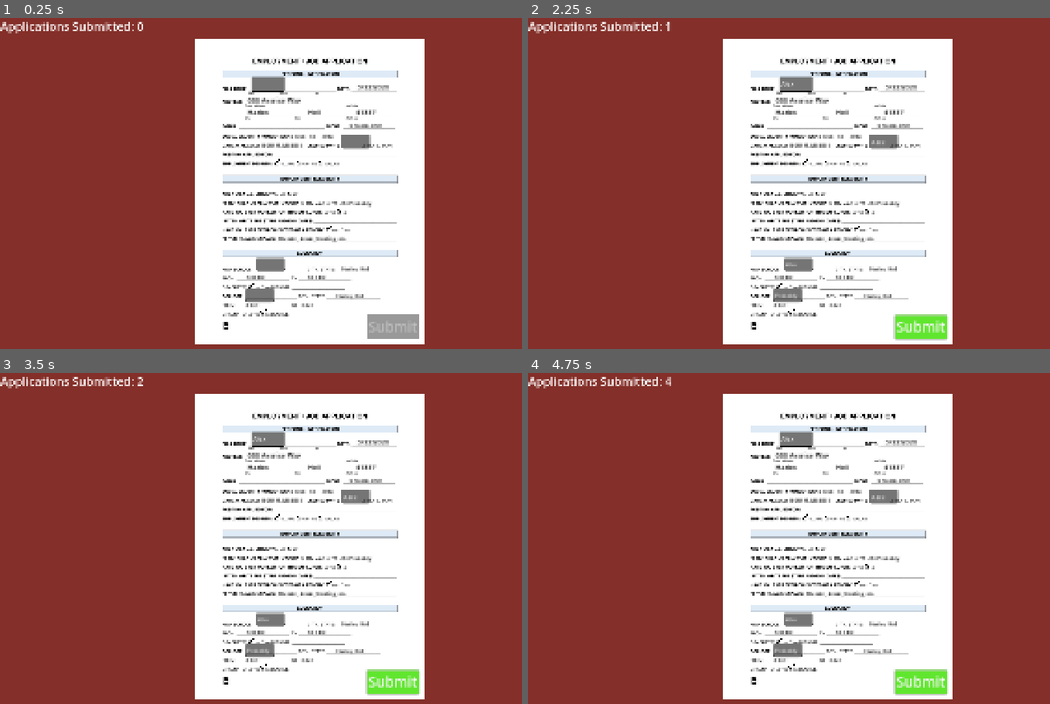
Above: before the commit, frames 1-4 (two rows, left to right).
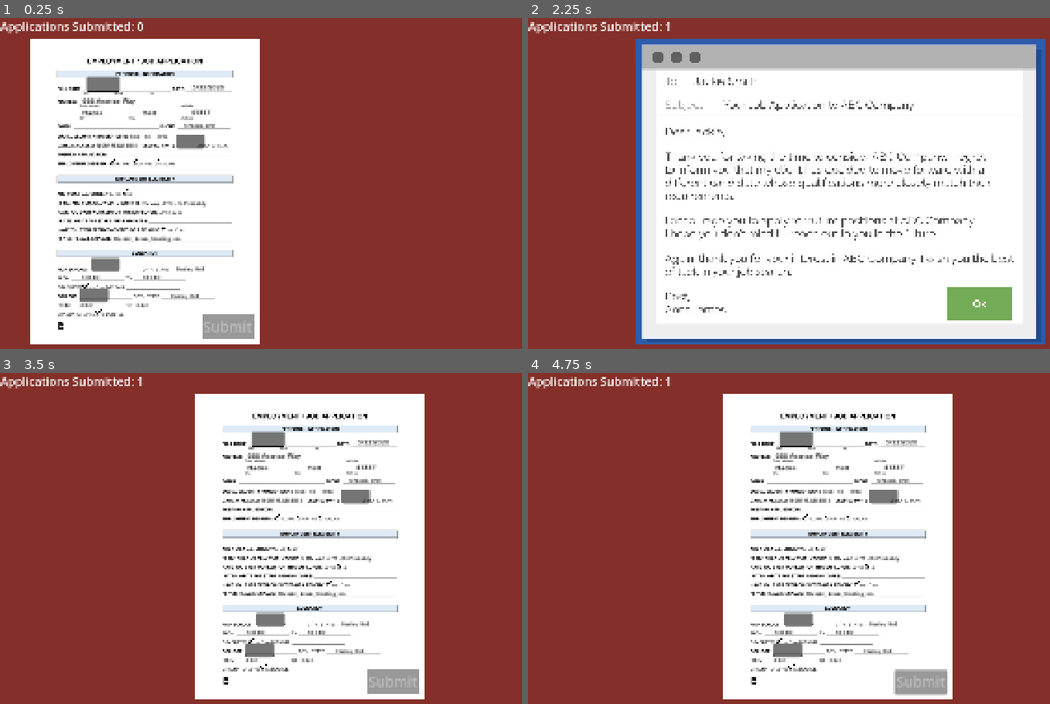
Above: after the commit, the same moments.

Repository: Nick-Binetti/Roll-Your-Fate-Jam-Spring-26-
Game: Godot game, scene res://MainScene.tscn
Same seed, same stepped clock (60 frames per second), same inputs: the game is played once before the commit and once after it.
Inputs (mouse positions are in pixels of both pictures, inside the frame that each line leads up to):
- Up to frame 1 (0.25 s): no input
- Up to frame 2 (2.25 s): click (794, 84) at 0.52 s; type "Alex" at 0.6 s; click (882, 140) at 0.75 s; type "Alex" at 0.83 s; click (799, 262) at 0.98 s; type "Alex" at 1.07 s; click (789, 296) at 1.27 s; type "Probably" at 1.35 s; click "Submit" at 2 s
- Up to frame 3 (3.5 s): click "Submit" (after the commit: "Ok") at 2.75 s
- Up to frame 4 (4.75 s): click (919, 680) at 3.5 s, where only the run before the commit has a clickable "Submit"; tap Enter at 4.25 s

The runs differ from the first frame. In frame 1, 61% of the frame differs, in the area x 5-82%, y 6-99%; in frame 2, 46%; in frame 3, 1.1%; in frame 4, 1.0%.

Commit message:
Base Gameplay loop
Submit button that brings up rejection, which slides a new application across the screen once dismissed

Diff:
--- a/is-this-hell/MainScene.tscn
+++ b/is-this-hell/MainScene.tscn
@@ -1,8 +1,16 @@
-[gd_scene load_steps=4 format=3 uid="uid://dbklvdfsxen4t"]
+[gd_scene load_steps=6 format=3 uid="uid://dbklvdfsxen4t"]
 
-[ext_resource type="Texture2D" uid="uid://cobh2sopvxmvl" path="res://Employment-Job-Application-550x712.webp" id="1_3mqji"]
 [ext_resource type="Script" uid="uid://c2pgcmiw2l5cl" path="res://main_scene.gd" id="1_x4av3"]
 [ext_resource type="PackedScene" uid="uid://ct5ckemdglpaq" path="res://employment_job_application.tscn" id="2_rpqi1"]
+[ext_resource type="PackedScene" uid="uid://xcmu7vhvyk1w" path="res://job_rejection_email_visual.tscn" id="4_uxrcv"]
+
+[sub_resource type="Animation" id="Animation_uxrcv"]
+resource_name = "JobAppSlide"
+
+[sub_resource type="AnimationLibrary" id="AnimationLibrary_rf2cd"]
+_data = {
+&"JobAppSlide": SubResource("Animation_uxrcv")
+}
 
 [node name="Node2D" type="Node2D"]
 script = ExtResource("1_x4av3")
@@ -17,15 +25,18 @@
 scale = Vector2(13.7174, 17.9268)
 
 [node name="Employment-job-application" parent="." instance=ExtResource("2_rpqi1")]
-position = Vector2(961, 535)
-
-[node name="Employment-job-application-550x713" type="Sprite2D" parent="."]
-position = Vector2(-350, 535)
-scale = Vector2(1.261, 1.33)
-texture = ExtResource("1_3mqji")
 
 [node name="AppCounter" type="Label" parent="."]
-offset_right = 40.0
-offset_bottom = 23.0
+offset_right = 444.0
+offset_bottom = 50.0
 theme_override_font_sizes/font_size = 36
 text = "Applications Submitted: 0"
+
+[node name="Job-rejection-email-visual" parent="." instance=ExtResource("4_uxrcv")]
+visible = false
+position = Vector2(968, 537)
+
+[node name="AnimationPlayer" type="AnimationPlayer" parent="."]
+libraries = {
+&"": SubResource("AnimationLibrary_rf2cd")
+}
--- /dev/null
+++ b/is-this-hell/accept_button.gd
@@ -0,0 +1,8 @@
+extends Button
+
+@onready var rejection = $"../"
+
+func _on_pressed() -> void:
+	#2. emit signal globally
+	Global.okButton_pressed.emit()
+	rejection.hide()
--- a/is-this-hell/employment_job_application.tscn
+++ b/is-this-hell/employment_job_application.tscn
@@ -1,20 +1,56 @@
-[gd_scene load_steps=9 format=3 uid="uid://ct5ckemdglpaq"]
+[gd_scene load_steps=12 format=3 uid="uid://ct5ckemdglpaq"]
 
 [ext_resource type="Texture2D" uid="uid://cobh2sopvxmvl" path="res://Employment-Job-Application-550x712.webp" id="1_g7n4r"]
-[ext_resource type="Script" uid="uid://2x5uct0aajj" path="res://employment_job_application.gd" id="2_5fywi"]
+[ext_resource type="Script" uid="uid://2x5uct0aajj" path="res://validation.gd" id="2_5fywi"]
 [ext_resource type="Script" uid="uid://cw5rtd2od0a0s" path="res://name_text_box.gd" id="2_hl2u1"]
 [ext_resource type="Script" uid="uid://5vs7w6a64i7d" path="res://submit_button.gd" id="3_hl2u1"]
 
 [sub_resource type="StyleBoxFlat" id="StyleBoxFlat_jrjui"]
 
 [sub_resource type="StyleBoxFlat" id="StyleBoxFlat_hl2u1"]
-bg_color = Color(0.37937, 0.902398, 0.184766, 1)
+bg_color = Color(0.670588, 0.847059, 0.580392, 1)
 
 [sub_resource type="StyleBoxFlat" id="StyleBoxFlat_5fywi"]
 bg_color = Color(0.0627451, 0.376471, 0, 1)
 
 [sub_resource type="StyleBoxFlat" id="StyleBoxFlat_x4av3"]
 bg_color = Color(0.455361, 0.67029, 0.339383, 1)
+
+[sub_resource type="Animation" id="Animation_5fywi"]
+resource_name = "start_effect"
+tracks/0/type = "value"
+tracks/0/imported = false
+tracks/0/enabled = true
+tracks/0/path = NodePath(".:position")
+tracks/0/interp = 1
+tracks/0/loop_wrap = true
+tracks/0/keys = {
+"times": PackedFloat32Array(0, 0.5),
+"transitions": PackedFloat32Array(1, 1),
+"update": 0,
+"values": [Vector2(0, 535), Vector2(961, 535)]
+}
+
+[sub_resource type="Animation" id="Animation_jrjui"]
+length = 0.001
+tracks/0/type = "value"
+tracks/0/imported = false
+tracks/0/enabled = true
+tracks/0/path = NodePath(".:position")
+tracks/0/interp = 1
+tracks/0/loop_wrap = true
+tracks/0/keys = {
+"times": PackedFloat32Array(0),
+"transitions": PackedFloat32Array(1),
+"update": 0,
+"values": [Vector2(0, 0)]
+}
+
+[sub_resource type="AnimationLibrary" id="AnimationLibrary_wbp3g"]
+_data = {
+&"RESET": SubResource("Animation_jrjui"),
+&"start_effect": SubResource("Animation_5fywi")
+}
 
 [node name="Employment-job-application" type="Sprite2D"]
 scale = Vector2(1.295, 1.33)
@@ -51,16 +87,6 @@
 offset_bottom = 260.323
 theme_override_font_sizes/font_size = 12
 
-[node name="AddressText" type="Label" parent="."]
-z_index = 1
-offset_left = -148.672
-offset_top = -223.593
-offset_right = -22.672
-offset_bottom = -200.593
-theme_override_colors/font_color = Color(0, 0, 0, 1)
-theme_override_font_sizes/font_size = 16
-text = "666 Avarice Way"
-
 [node name="EmailText" type="Label" parent="."]
 offset_left = -147.128
 offset_top = -164.947
@@ -69,15 +95,14 @@
 theme_override_colors/font_color = Color(0, 0, 0, 1)
 theme_override_font_sizes/font_size = 0
 
-[node name="CityStateText" type="Label" parent="."]
-z_index = 1
-offset_left = -149.444
-offset_top = -195.774
-offset_right = 25.5558
-offset_bottom = -172.774
-theme_override_colors/font_color = Color(0, 0, 0, 1)
-theme_override_font_sizes/font_size = 16
-text = "Hades                       Hell"
+[node name="SsnText" type="Label" parent="."]
+offset_left = -35.1584
+offset_top = -137.127
+offset_right = 84.8416
+offset_bottom = -114.127
+theme_override_colors/font_color = Color(0, 0, 0, 1)
+theme_override_font_sizes/font_size = 12
+text = "666    13     3914"
 
 [node name="ZipText" type="Label" parent="."]
 offset_left = 110.015
@@ -88,23 +113,32 @@
 theme_override_font_sizes/font_size = 16
 text = "41317"
 
-[node name="SsnText" type="Label" parent="."]
-offset_left = -35.1584
-offset_top = -137.127
-offset_right = 84.8416
-offset_bottom = -114.127
-theme_override_colors/font_color = Color(0, 0, 0, 1)
-theme_override_font_sizes/font_size = 12
-text = "666    13     3914"
+[node name="AddressText" type="Label" parent="."]
+offset_left = -149.035
+offset_top = -223.308
+offset_right = -23.035
+offset_bottom = -200.308
+theme_override_colors/font_color = Color(0, 0, 0, 1)
+theme_override_font_sizes/font_size = 16
+text = "666 Avarice Way"
 
 [node name="PhoneText" type="Label" parent="."]
-offset_left = 94.5713
-offset_top = -161.939
-offset_right = 196.571
-offset_bottom = -138.939
+offset_left = 94.2083
+offset_top = -161.654
+offset_right = 196.208
+offset_bottom = -138.654
 theme_override_colors/font_color = Color(0, 0, 0, 1)
 theme_override_font_sizes/font_size = 12
 text = "576-666-6741"
+
+[node name="CityStateText" type="Label" parent="."]
+offset_left = -149.807
+offset_top = -195.489
+offset_right = 25.1928
+offset_bottom = -172.489
+theme_override_colors/font_color = Color(0, 0, 0, 1)
+theme_override_font_sizes/font_size = 16
+text = "Hades                       Hell"
 
 [node name="DateLabel" type="Label" parent="."]
 offset_left = 113.104
@@ -212,7 +246,6 @@
 color = Color(0, 0, 0, 1)
 
 [node name="CheckMark3" type="ColorRect" parent="."]
-z_index = 1
 offset_left = -28.3524
 offset_top = -63.1903
 offset_right = 11.6476
@@ -222,7 +255,6 @@
 color = Color(0, 0, 0, 1)
 
 [node name="CheckMark4" type="ColorRect" parent="."]
-z_index = 1
 offset_left = -28.239
 offset_top = -63.2921
 offset_right = 11.761
@@ -339,6 +371,11 @@
 scale = Vector2(0.203431, 0.0506683)
 color = Color(0, 0, 0, 1)
 
+[node name="AnimationPlayer" type="AnimationPlayer" parent="."]
+libraries = {
+&"": SubResource("AnimationLibrary_wbp3g")
+}
+
 [connection signal="text_changed" from="NameTextBox" to="." method="_on_name_text_box_text_changed"]
 [connection signal="text_changed" from="PayTextBox" to="." method="_on_pay_text_box_text_changed"]
 [connection signal="text_changed" from="HsTextBox" to="." method="_on_hs_text_box_text_changed"]
--- /dev/null
+++ b/is-this-hell/global.gd
@@ -0,0 +1,7 @@
+extends Node
+#1. add custom signal globally (here)
+#2. emit signal globally (in accept_button)
+#3. connect signal from global to main scene (in main_scene)
+signal okButton_pressed
+
+var appCount = 0
--- /dev/null
+++ b/is-this-hell/job_rejection_email_visual.tscn
@@ -0,0 +1,37 @@
+[gd_scene load_steps=7 format=3 uid="uid://xcmu7vhvyk1w"]
+
+[ext_resource type="Texture2D" uid="uid://dkv21fcas0xnk" path="res://job-rejection-email-visual.jpg" id="1_8qua2"]
+[ext_resource type="Script" uid="uid://cj0flsvldk207" path="res://accept_button.gd" id="2_ft4ij"]
+
+[sub_resource type="StyleBoxFlat" id="StyleBoxFlat_ft4ij"]
+
+[sub_resource type="StyleBoxFlat" id="StyleBoxFlat_xg5hv"]
+bg_color = Color(0.670588, 0.847059, 0.580392, 1)
+
+[sub_resource type="StyleBoxFlat" id="StyleBoxFlat_kc61a"]
+bg_color = Color(0.0627451, 0.376471, 0, 1)
+
+[sub_resource type="StyleBoxFlat" id="StyleBoxFlat_67qvf"]
+bg_color = Color(0.455361, 0.67029, 0.339383, 1)
+
+[node name="Job-rejection-email-visual" type="Sprite2D"]
+scale = Vector2(0.5, 0.5)
+texture = ExtResource("1_8qua2")
+
+[node name="AcceptButton" type="Button" parent="."]
+custom_minimum_size = Vector2(400, 200)
+offset_left = 666.0
+offset_top = 594.0
+offset_right = 1066.0
+offset_bottom = 794.0
+theme_override_colors/font_color = Color(1, 1, 1, 1)
+theme_override_font_sizes/font_size = 64
+theme_override_styles/disabled = SubResource("StyleBoxFlat_ft4ij")
+theme_override_styles/hover = SubResource("StyleBoxFlat_xg5hv")
+theme_override_styles/pressed = SubResource("StyleBoxFlat_kc61a")
+theme_override_styles/normal = SubResource("StyleBoxFlat_67qvf")
+text = "Ok"
+script = ExtResource("2_ft4ij")
+
+[connection signal="hidden" from="." to="AcceptButton" method="_on_jobrejectionemailvisual_hidden"]
+[connection signal="pressed" from="AcceptButton" to="AcceptButton" method="_on_pressed"]
--- a/is-this-hell/main_scene.gd
+++ b/is-this-hell/main_scene.gd
@@ -1 +1,21 @@
 extends Node2D
+
+@onready var appLabel = $AppCounter
+
+func _ready():
+	#3. connect signal from global to main scene
+	Global.okButton_pressed.connect(_on_okbutton_pressed)
+
+func _process(_delta: float):
+	appLabel.text = "Applications Submitted: %d" % Global.appCount
+
+func _on_okbutton_pressed() -> void:
+	#instantiate job app scene
+	const jobApp = preload("res://employment_job_application.tscn")
+	var new_inst = jobApp.instantiate()
+	new_inst.transform.origin = Vector2(-360,535)
+	new_inst.name = "Employment-job-application"
+	add_child(new_inst)
+
+	#animate new jbb app sliding over
+	new_inst.get_node("AnimationPlayer").play("start_effect")
--- a/is-this-hell/project.godot
+++ b/is-this-hell/project.godot
@@ -15,6 +15,10 @@
 config/features=PackedStringArray("4.4", "GL Compatibility")
 config/icon="res://icon.svg"
 
+[autoload]
+
+Global="*res://global.gd"
+
 [display]
 
 window/size/viewport_width=1920
--- a/is-this-hell/submit_button.gd
+++ b/is-this-hell/submit_button.gd
@@ -1,9 +1,12 @@
 extends Button
 
-var appCount = 0
-@onready var appLabel = $"../../AppCounter"
+@onready var rejection = $"../../Job-rejection-email-visual"
+@onready var jobApp = $"../../Employment-job-application"
 
 func _on_pressed() -> void:
-	appCount += 1
-	print(appCount)
-	appLabel.text = "Applications Submitted: %d" % appCount
+	Global.appCount += 1
+	print(Global.appCount)
+	#delete job app
+	jobApp.queue_free()
+	#random logic 1%
+	rejection.show()
--- a/is-this-hell/employment_job_application.gd
+++ b/is-this-hell/validation.gd
@@ -7,21 +7,31 @@
 @onready var HsText = $HsTextBox
 @onready var CollegeText = $CollegeTextBox
 
+@onready var anim_player = $AnimationPlayer
+
+
 func _on_name_text_box_text_changed(_new_text: String) -> void:
 	if NameText.text != "" and PayText.text != "" and HsText.text != "" and CollegeText.text != "":
 		submitButton.disabled = false
 
 
-func _on_pay_text_box_text_changed(new_text: String) -> void:
+func _on_pay_text_box_text_changed(_new_text: String) -> void:
 	if NameText.text != "" and PayText.text != "" and HsText.text != "" and CollegeText.text != "":
 		submitButton.disabled = false
 
 
-func _on_hs_text_box_text_changed(new_text: String) -> void:
+func _on_hs_text_box_text_changed(_new_text: String) -> void:
 	if NameText.text != "" and PayText.text != "" and HsText.text != "" and CollegeText.text != "":
 		submitButton.disabled = false
 
 
-func _on_college_text_box_text_changed(new_text: String) -> void:
+func _on_college_text_box_text_changed(_new_text: String) -> void:
 	if NameText.text != "" and PayText.text != "" and HsText.text != "" and CollegeText.text != "":
 		submitButton.disabled = false
+
+#animation
+func _ready() -> void:
+	play_start_animation()
+
+func play_start_animation():
+	anim_player.play("start_effect")
Not shown, added: is-this-hell/accept_button.gd.uid
Not shown, added: is-this-hell/global.gd.uid
Binary file added: is-this-hell/job-rejection-email-visual.jpg
Not shown, added: is-this-hell/job-rejection-email-visual.jpg.import
Renamed: is-this-hell/employment_job_application.gd.uid -> is-this-hell/validation.gd.uid
